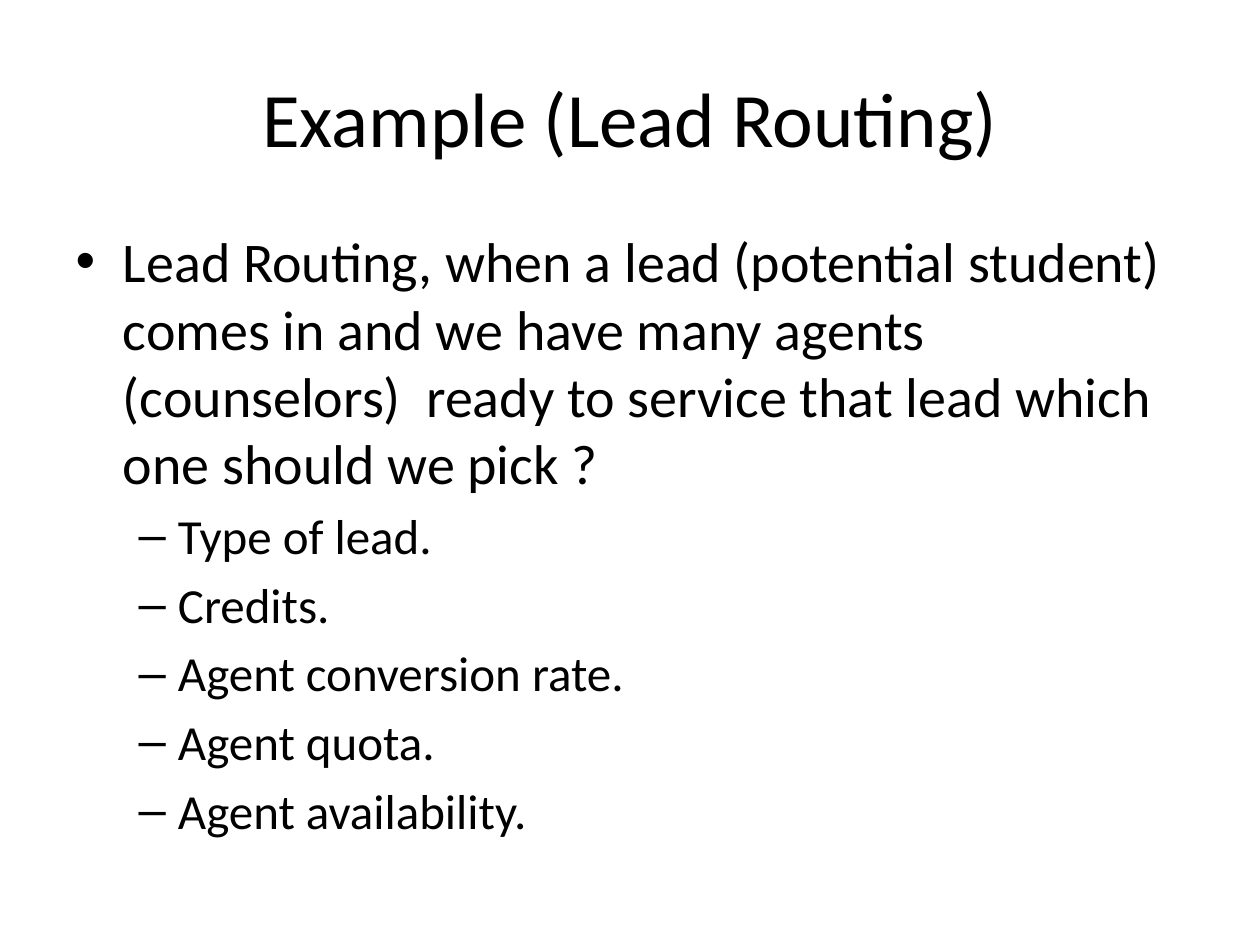
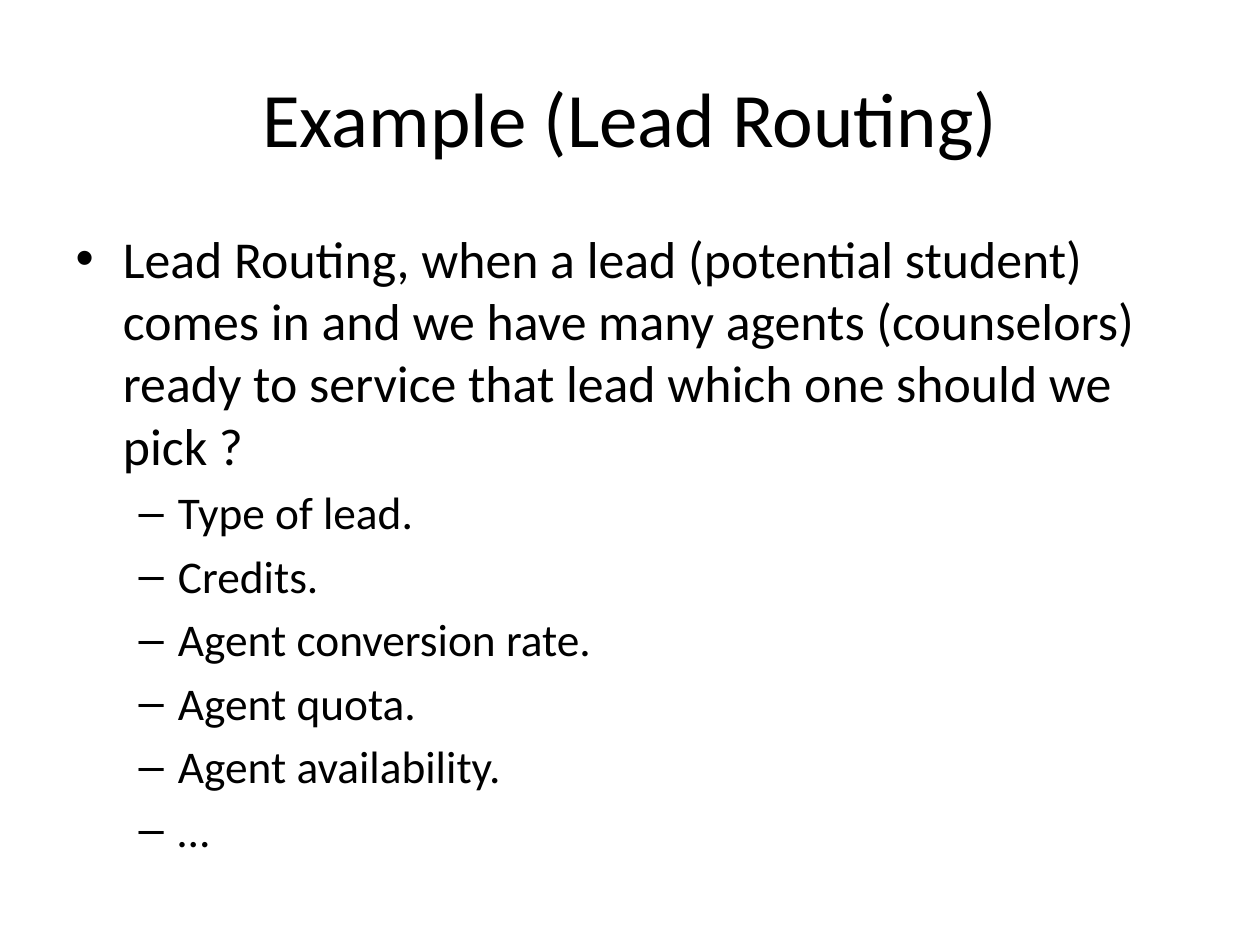
Before and after one commit to devender/drools-ppt, a slide deck: slide 3 of rules.pptx. Drawn at 1260x945 pixels with LibreOffice and Linux fonts; fonts in the diff are those of the drawing. Boxes give left, top, right and bottom in pixels: in the first picture for what was removed or moved away, otherwise in the second. Text is boxed around its words. In the diff, an @@ line names an element or a change of style, - is before the commit and + after.

```diff
--- a/rules.pptx
+++ b/rules.pptx
@@ text at (123, 240, 1133, 791): paragraph added @@
+  – …
@@ text at (123, 240, 1133, 791): size 32 to 29.6 pt in "Lead Routing, when a lead (potential student) ..."; size 28 to 25.9 pt in "Type of lead.", "Credits.", "Agent conversion rate.", "Agent quota." and 1 more places @@
```
Also in this commit, not shown: 1 other slide changed, 1 other file.
